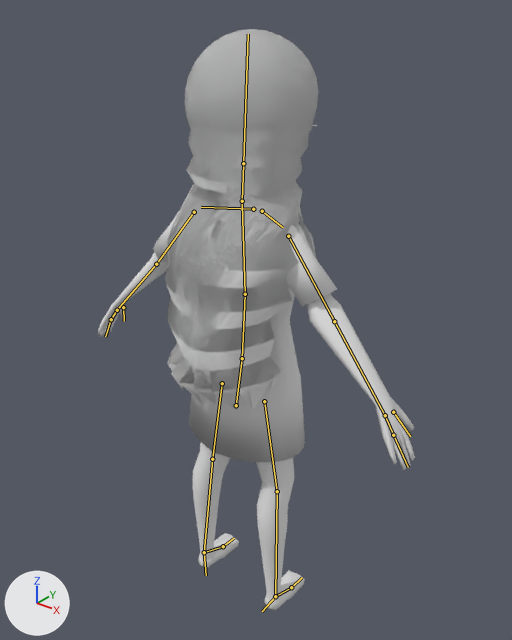
The Blender file Assets/Models/char_comp_boss.blend: old version first, new version second.
Before and after are seen from a 50 mm camera at (0.827, -1.028, 1.309) aimed at (0.003, 0.002, 0.67). The lights are fixed; the arrows at lower left show +X, +Y and +Z. The bones that bend it are drawn over the model as lines.
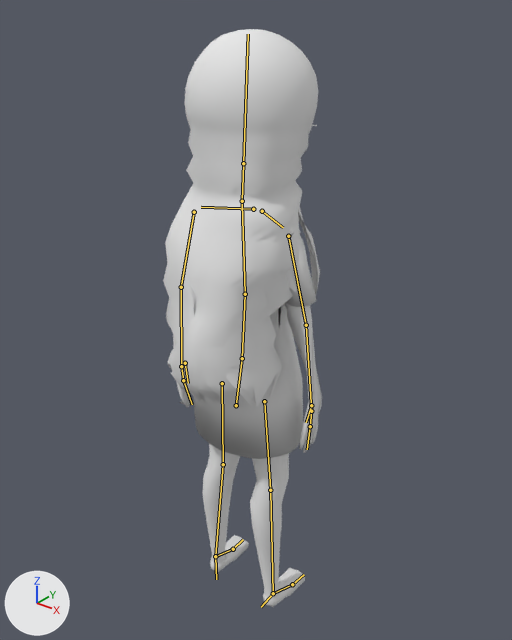
The newer file adds an action. The first version stands in its rest pose; the second is drawn at frame 0 of the action 'Idle'.

Where the change shows, as pixel boxes [x1, y1, x2, y2] in the pictures (512 x 640 px):
'Cube.001', posed (50% narrower): before [98, 29, 415, 610]; after [163, 29, 322, 607]
bone 'upper_arm.L', root to tip: before (194, 212) to (156, 264); after (194, 212) to (181, 287)
bone 'forearm.L', root to tip: before (156, 264) to (117, 310); after (181, 287) to (181, 366)
bone 'hand.L', root to tip: before (117, 310) to (111, 319); after (181, 366) to (183, 380)
bone 'fingers.L', root to tip: before (111, 319) to (105, 336); after (183, 380) to (192, 404)
bone 'thumb.L', root to tip: before (123, 307) to (124, 321); after (185, 363) to (188, 383)
bone 'upper_arm.R', root to tip: before (288, 236) to (334, 321); after (288, 236) to (306, 325)
bone 'forearm.R', root to tip: before (334, 321) to (385, 415); after (306, 325) to (311, 411)
bone 'hand.R', root to tip: before (385, 415) to (393, 435); after (311, 411) to (310, 426)
bone 'thumb.R', root to tip: before (393, 412) to (410, 436); after (311, 405) to (306, 422)
bone 'thigh.L', root to tip: before (222, 383) to (212, 459); after (222, 383) to (223, 464)
bone 'shin.L', root to tip: before (212, 459) to (204, 552); after (223, 464) to (215, 556)
bone 'foot.L', root to tip: before (204, 552) to (223, 546); after (215, 556) to (233, 549)
bone 'thigh.R', root to tip: before (264, 401) to (277, 491); after (264, 401) to (270, 490)
bone 'shin.R', root to tip: before (277, 491) to (275, 596); after (270, 490) to (273, 593)
bone 'foot.R', root to tip: before (275, 596) to (291, 587); after (273, 593) to (292, 584)

The edits, one by one:
Bone 'upper_arm.L' (bone_upper_arm_l) turns from (0, 0, 0) to (-3, -7, -26) degrees about its own x, y and z.
Bone 'forearm.L' (bone_forearm_l) turns from (0, 0, 0) to (1, -14, -15) degrees about its own x, y and z.
Bone 'hand.L' (bone_hand_l) turns from (0, 0, 0) to (-4, -46, 5) degrees about its own x, y and z.
Bone 'fingers.L' (bone_fingers_l) turns from (0, 0, 0) to (17, 41, 15) degrees about its own x, y and z.
Bone 'thumb.L' (bone_thumb_l) turns from (0, 0, 0) to (7, 1, -13) degrees about its own x, y and z.
Bone 'upper_arm.R' (bone_upper_arm_r) turns from (0, 0, 0) to (8, -72, 19) degrees about its own x, y and z.
Bone 'forearm.R' (bone_forearm_r) turns from (0, 0, 0) to (12, 34, 13) degrees about its own x, y and z.
Bone 'hand.R' (bone_hand_r) turns from (0, 0, 0) to (0, 33, 0) degrees about its own x, y and z.
Bone 'thumb.R' (bone_thumb_r) turns from (0, 0, 0) to (0, 58, 0) degrees about its own x, y and z.
Bone 'thigh.L' (bone_thigh_l) turns from (0, 0, 0) to (0, -17, 8) degrees about its own x, y and z.
Bone 'shin.L' (bone_shin_l) turns from (0, 0, 0) to (3, 23, 10) degrees about its own x, y and z.
Bone 'foot.L' (bone_foot_l) turns from (0, 0, 0) to (1, -3, -11) degrees about its own x, y and z.
Bone 'thigh.R' (bone_thigh_r) turns from (0, 0, 0) to (0, -1, -4) degrees about its own x, y and z.
Bone 'shin.R' (bone_shin_r) turns from (0, 0, 0) to (2, 12, -5) degrees about its own x, y and z.
Bone 'foot.R' (bone_foot_r) turns from (0, 0, 0) to (-2, -8, -3) degrees about its own x, y and z.
